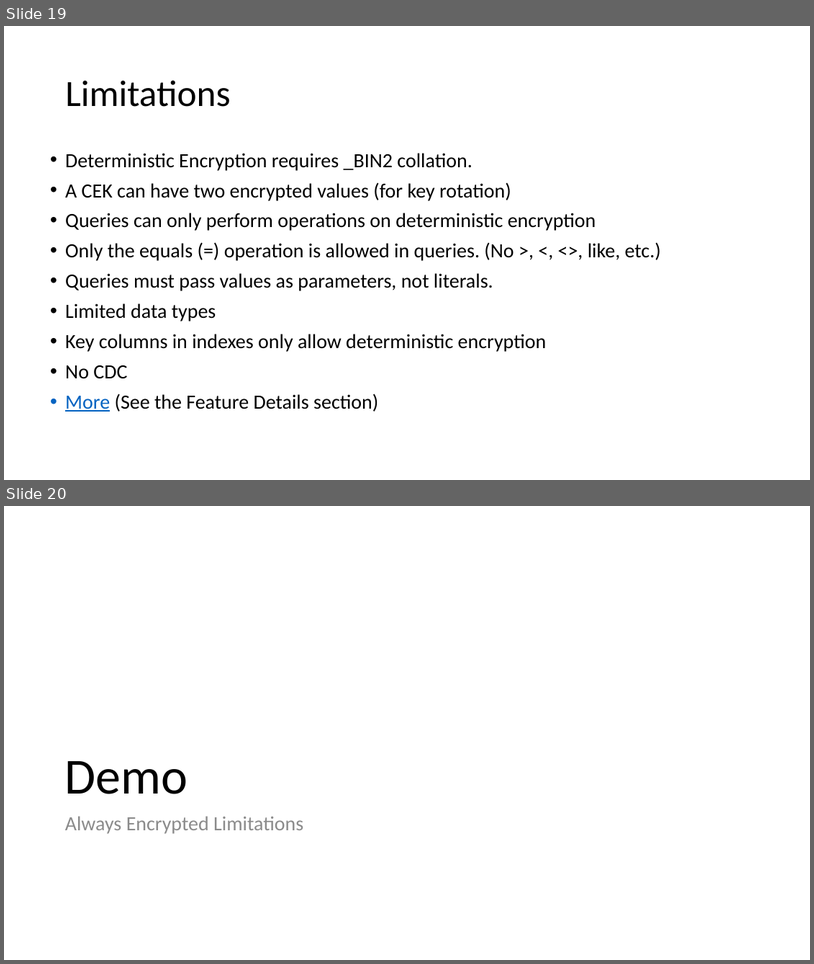
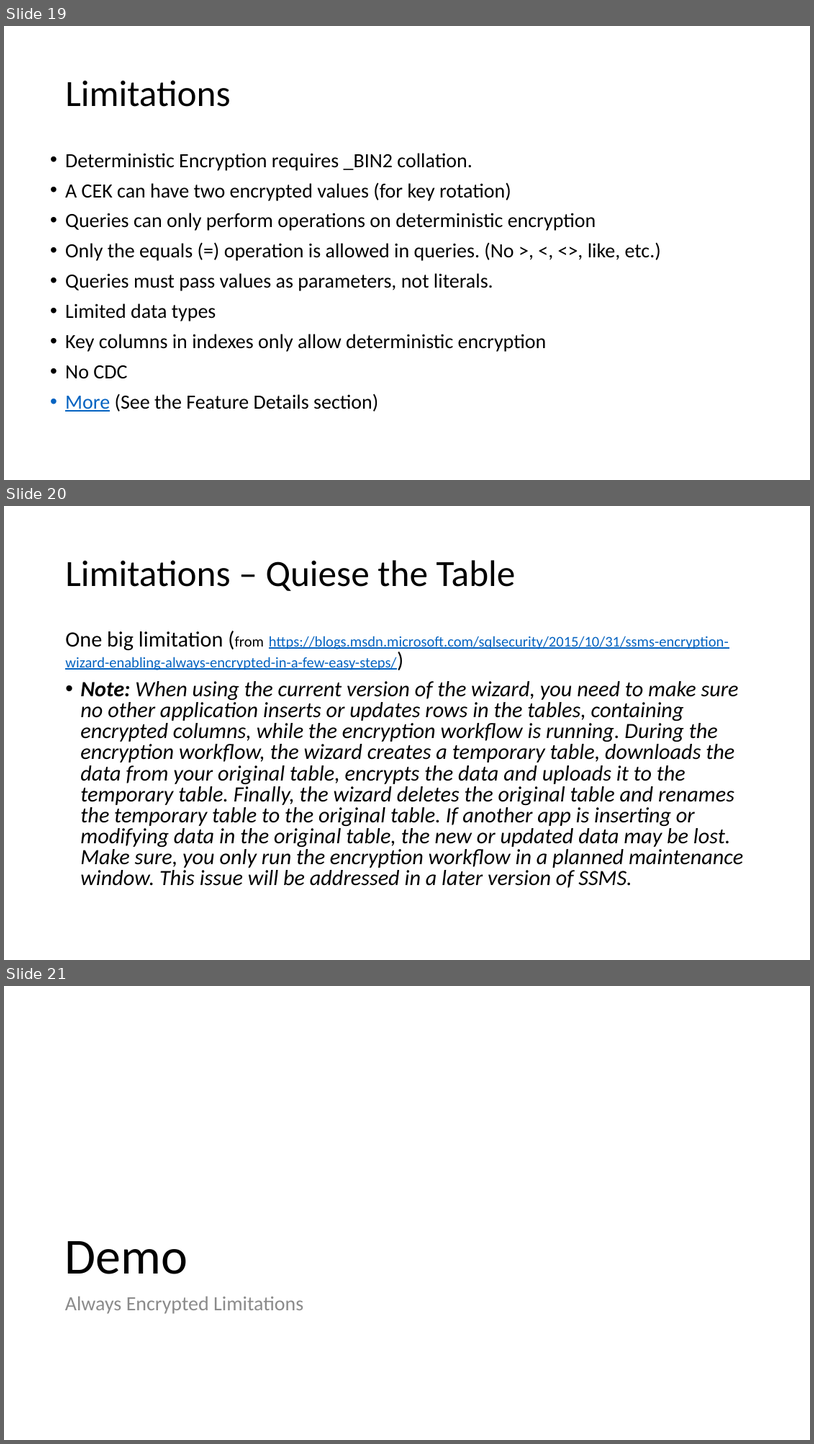
Before and after one commit to way0utwest/EndtoEndAlwaysEncrypted, a slide deck: EndtoEndAlwaysEncrypted.pptx. Shown one above the other, each under a label of ours: slides 19 and 20 before the commit, slides 19, 20 and 21 after it. The pictures are 814x964 and 814x1444 pixels, drawn with LibreOffice and Linux fonts; fonts in the diff are those of the drawing. Boxes give left, top, right and bottom in pixels: in the first picture for what was removed or moved away, otherwise in the second. Text is boxed around its words. In the diff, an @@ line names an element or a change of style, - is before the commit and + after.

Commit message:
removed certs, cleaned app, cleaned demos
First run through of demos. Added some checks, removed code with issues.

```diff
--- a/EndtoEndAlwaysEncrypted.pptx
+++ b/EndtoEndAlwaysEncrypted.pptx
@@ slide 20 added at [4, 506, 810, 960], background #FFFFFF @@
@@ title added at [65, 560, 516, 591], 44 pt, text #000000 @@
+Limitations – Quiese the Table
@@ text added at [65, 631, 743, 888], 25.9 pt, text #000000, italic @@
+One big limitation (from https://blogs.msdn.microsoft.com/sqlsecurity/2015/10/31/ssms-encryption-wizard-enabling-always-encrypted-in-a-few-easy-steps/)
+• Note: When using the current version of the wizard, you need to make sure no other application inserts or updates rows in the tables, containing encrypted columns, while the encryption workflow is running. During the encryption workflow, the wizard creates a temporary table, downloads the data from your original table, encrypts the data and uploads it to the temporary table. Finally, the wizard deletes the original table and renames the temporary table to the original table. If another app is inserting or modifying data in the original table, the new or updated data may be lost. Make sure, you only run the encryption workflow in a planned maintenance window. This issue will be addressed in a later version of SSMS.
@@ what was slide 20 is now slide 21 @@
```
Also in this commit, not shown: 2 slides changed, 1 other slide added, 11 other files.
